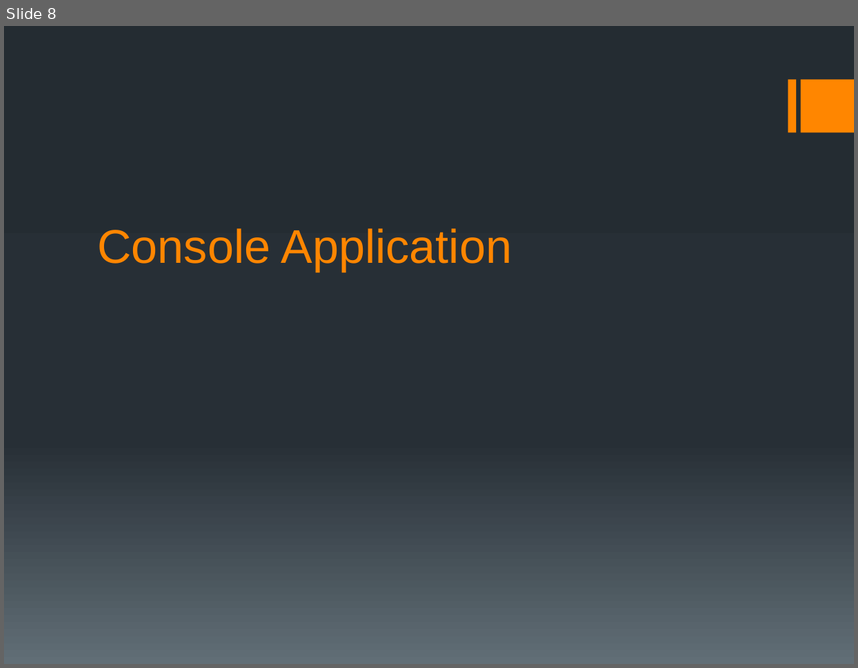
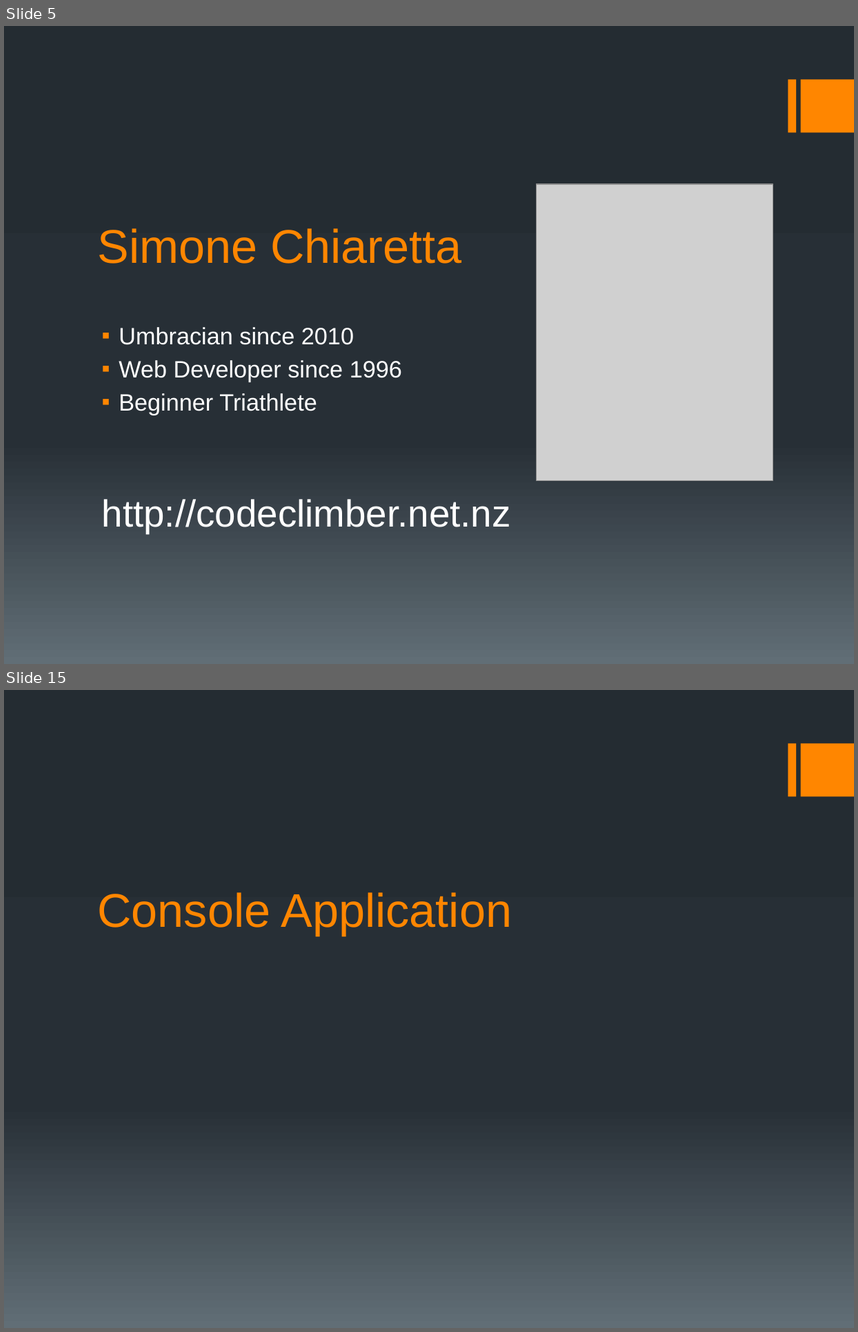
Before and after one commit to simonech/MeetASPNETCoreAtCG16, a slide deck: MeetASPNETCore.pptx. Shown one above the other, each under a label of ours: slide 8 before the commit, slides 5 and 15 after it; the slides between them are not shown. The pictures are 858x668 and 858x1332 pixels, drawn with LibreOffice and Linux fonts; fonts in the diff are those of the drawing; grey boxes stand for pictures. Boxes give left, top, right and bottom in pixels: in the first picture for what was removed or moved away, otherwise in the second. Text is boxed around its words. In the diff, an @@ line names an element or a change of style, - is before the commit and + after.

```diff
--- a/MeetASPNETCore.pptx
+++ b/MeetASPNETCore.pptx
@@ slide 5 added at (4, 26, 854, 664), background gradient #242C33 to #273037 to #636D76; not listed: 2 template elements that a slide beside it also shows @@
@@ picture added at (536, 184, 773, 481) @@
@@ title added at (98, 228, 461, 263), 40 pt, text #FF8600 @@
+Simone Chiaretta
@@ text added at (102, 327, 511, 533), 20 pt, text #FFFFFF @@
+▪ Umbracian since 2010
+▪ Web Developer since 1996
+▪ Beginner Triathlete
+http://codeclimber.net.nz
@@ what was slide 8 is now slide 15 @@
```
Also in this commit, not shown: 9 slides changed, 8 other slides added, 2 slides removed, 18 other files.
